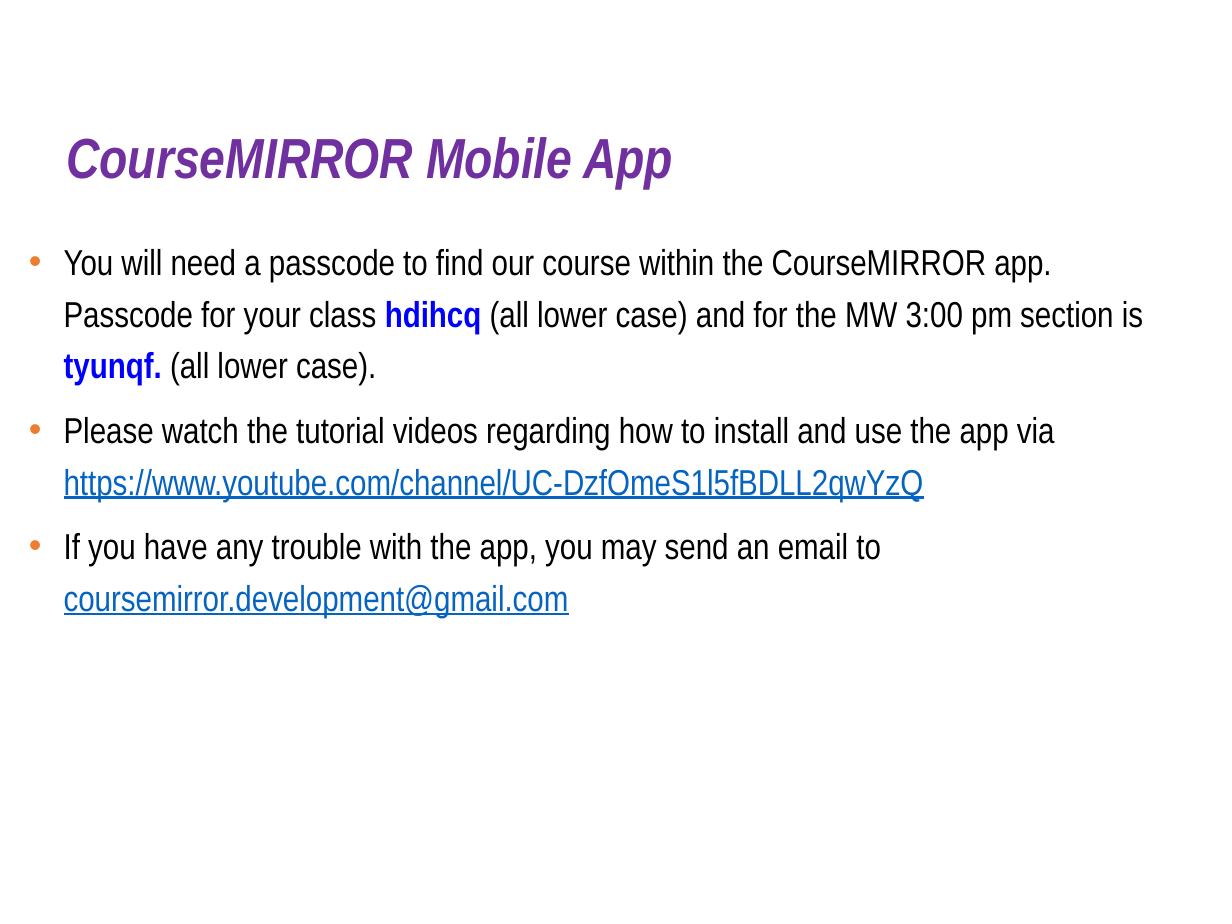
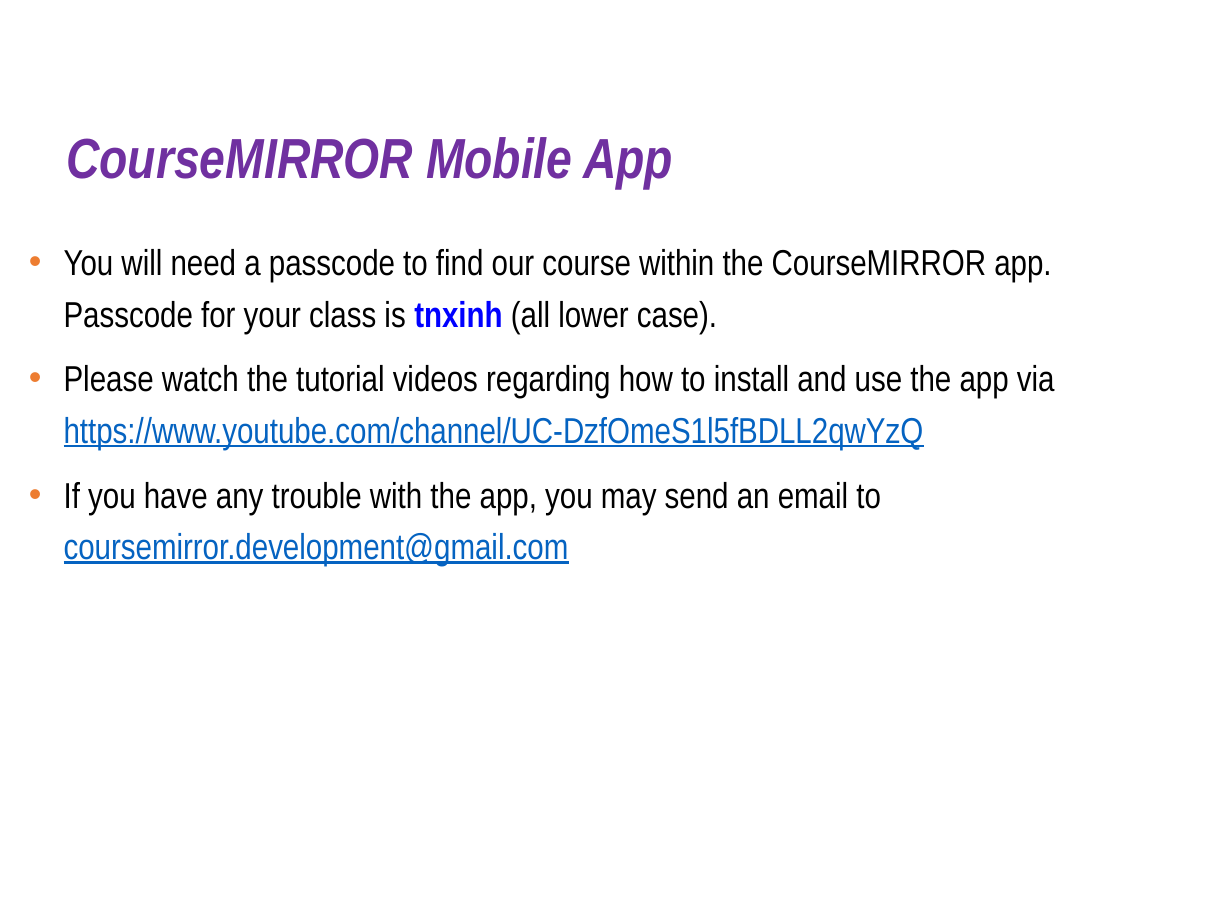
Before and after one commit to cs1501-2224/handouts, a slide deck: slide 11 of DraftSlides/Lecture0.pptx. Drawn at 1232x924 pixels with LibreOffice and Linux fonts; fonts in the diff are those of the drawing; background and template pictures are left out. Boxes give left, top, right and bottom in pixels: in the first picture for what was removed or moved away, otherwise in the second. Text is boxed around its words. In the diff, an @@ line names an element or a change of style, - is before the commit and + after.

```diff
--- a/DraftSlides/Lecture0.pptx
+++ b/DraftSlides/Lecture0.pptx
@@ text at (64, 249, 1051, 334): text changed @@
-• You will need a passcode to find our course within the CourseMIRROR app. Passcode for your class hdihcq (all lower case) and for the MW 3:00 pm section is tyunqf. (all lower case).
+• You will need a passcode to find our course within the CourseMIRROR app. Passcode for your class is tnxinh (all lower case).
```
Also in this commit, not shown: 4 other slides changed, 7 slides removed, 4 other files.
